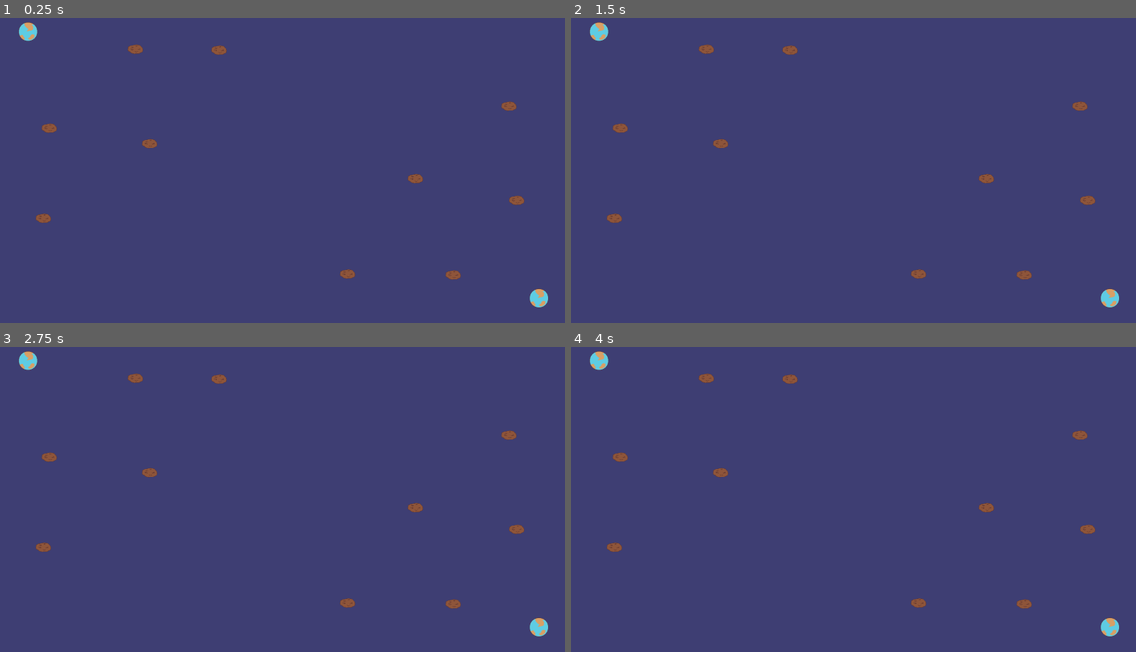
Above: before the commit, frames 1-4 (two rows, left to right).
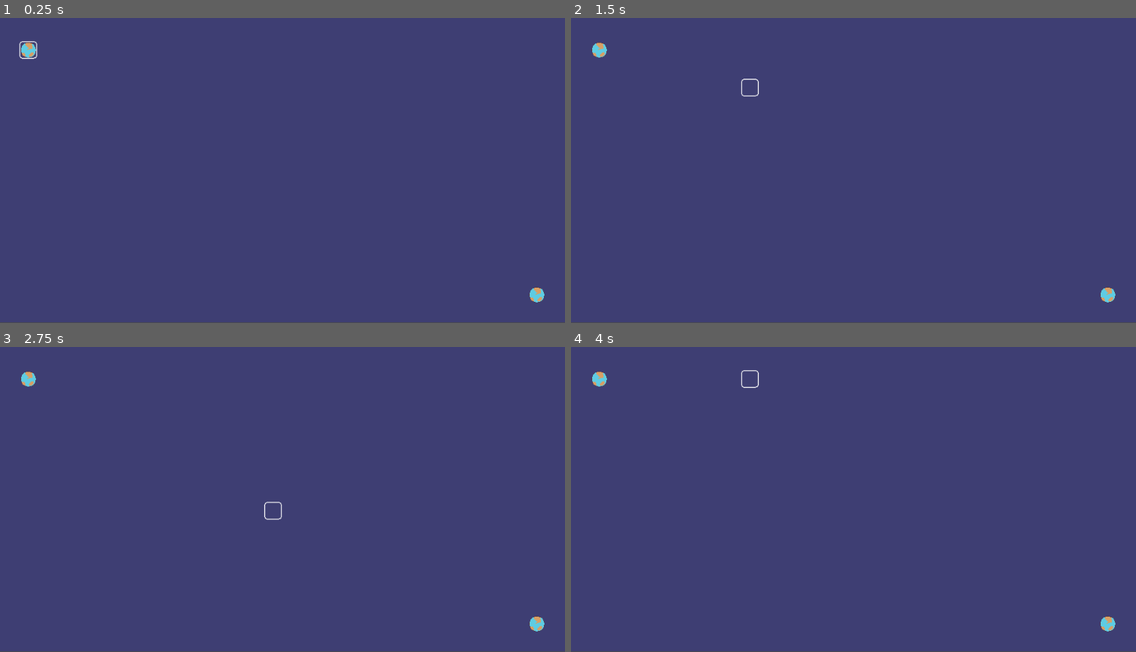
Above: after the commit, the same moments.

Repository: CannibalCowsRanch/Gravitone
Game: Godot game, scene res://scenes/Game.tscn
The game is run twice, just before and just after one commit, with the same random seed, the same clock (stepped at 60 frames per second) and the same inputs.
Inputs:
- Up to frame 1 (0.25 s): no input
- Up to frame 2 (1.5 s): tap Enter at 0.5 s; hold Right (ui_right) 0.53-1.28 s; hold Down (ui_down) from 1.28 s (still down)
- Up to frame 3 (2.75 s): release Down (ui_down) at 2.03 s; hold Right (ui_right) from 2.03 s (still down)
- Up to frame 4 (4 s): tap Space at 2.75 s; release Right (ui_right) at 2.78 s; hold Up (ui_up) 2.78-3.53 s; hold Left (ui_left) from 3.53 s (still down)

The runs differ from the first frame. In frame 1, 1.4% of the frame differs, in the area x 0-100%, y 1-100%; in frame 2, 1.4%; in frame 3, 1.4%; in frame 4, 1.4%.

Commit message:
Indicator is moving

Diff:
--- /dev/null
+++ b/entities/Indicator.gd
@@ -0,0 +1,29 @@
+extends Node2D
+
+var direction = Vector2(0, 0)
+var type = "indicator"
+var player = null
+
+onready var grid = get_parent()
+
+func _process(delta):
+	var is_moving = Input.is_action_pressed("ui_down") or Input.is_action_pressed("ui_right") \
+				or Input.is_action_pressed("ui_left") or Input.is_action_pressed("ui_up")
+
+	if is_moving:
+		set_process(false)
+		if Input.is_action_pressed("ui_down"):
+			direction += Vector2(0, 1)
+		if Input.is_action_pressed("ui_up"):
+			direction += Vector2(0, -1)
+		if Input.is_action_pressed("ui_left"):
+			direction += Vector2(-1, 0)
+		if Input.is_action_pressed("ui_right"):
+			direction += Vector2(1, 0)
+
+		$timer.start()
+		grid.update_child_position(position, direction, type, player)
+		direction = Vector2.ZERO
+
+func _on_timer_timeout():
+	set_process(true)
--- /dev/null
+++ b/entities/Indicator.tscn
@@ -0,0 +1,17 @@
+[gd_scene load_steps=3 format=2]
+
+[ext_resource path="res://entities/Indicator.gd" type="Script" id=1]
+[ext_resource path="res://images/indicator.png" type="Texture" id=2]
+
+[node name="Indicator" type="Node2D"]
+script = ExtResource( 1 )
+
+[node name="Sprite" type="Sprite" parent="."]
+position = Vector2( 0, -0.0694427 )
+texture = ExtResource( 2 )
+
+[node name="timer" type="Timer" parent="."]
+wait_time = 0.1
+one_shot = true
+
+[connection signal="timeout" from="timer" to="." method="_on_timer_timeout"]
--- a/entities/Planet.gd
+++ b/entities/Planet.gd
@@ -1,3 +1,4 @@
 extends "res://entities/Entity.gd"
 
 export var resource_quantity = 100;
+var type = "planet"
--- /dev/null
+++ b/entities/Player.gd
@@ -0,0 +1,5 @@
+extends Node2D
+
+var type = "player"
+var top_left = Vector2(0, 0)
+var bottom_right = Vector2(0, 0)
--- /dev/null
+++ b/entities/Player.tscn
@@ -0,0 +1,9 @@
+[gd_scene load_steps=3 format=2]
+
+[ext_resource path="res://entities/Player.gd" type="Script" id=1]
+[ext_resource path="res://entities/Planet.tscn" type="PackedScene" id=2]
+
+[node name="Player" type="Node2D"]
+script = ExtResource( 1 )
+
+[node name="Planet" parent="." instance=ExtResource( 2 )]
--- a/project.godot
+++ b/project.godot
@@ -21,8 +21,8 @@
 
 [display]
 
-window/size/width=1920
-window/size/height=1080
+window/size/width=960
+window/size/height=540
 window/stretch/mode="viewport"
 window/stretch/aspect="keep"
 
--- a/scenes/Game.tscn
+++ b/scenes/Game.tscn
@@ -1,49 +1,33 @@
 [gd_scene load_steps=4 format=2]
 
 [ext_resource path="res://images/background.png" type="Texture" id=1]
-[ext_resource path="res://entities/Planet.tscn" type="PackedScene" id=2]
-[ext_resource path="res://entities/Asteroid.tscn" type="PackedScene" id=3]
+[ext_resource path="res://scenes/Grid.gd" type="Script" id=2]
+
+[sub_resource type="GDScript" id=1]
+script/source = "extends Node2D
+
+onready var grid = get_parent()
+
+
+func _draw():
+	for x in range(grid.grid_size.x):
+		for y in range(grid.grid_size.y):
+			var pos = grid.map_to_world(Vector2(x, y)) + grid.half_tile_size
+			draw_circle(pos, 10, Color(\"#77ffffff\"))"
 
 [node name="Game" type="Node"]
 
 [node name="Background" type="Sprite" parent="."]
 position = Vector2( 0, -1 )
-scale = Vector2( 1.88419, 1.80579 )
 texture = ExtResource( 1 )
 centered = false
 
-[node name="Base1" parent="." instance=ExtResource( 2 )]
-position = Vector2( 95.3896, 89.7825 )
+[node name="Grid" type="TileMap" parent="."]
+position = Vector2( 0, 28 )
+cell_size = Vector2( 32, 32 )
+format = 1
+script = ExtResource( 2 )
 
-[node name="Base2" parent="." instance=ExtResource( 2 )]
-position = Vector2( 1831.55, 995.793 )
-
-[node name="Asteroid" parent="." instance=ExtResource( 3 )]
-position = Vector2( 166.316, 417.895 )
-
-[node name="Asteroid2" parent="." instance=ExtResource( 3 )]
-position = Vector2( 458.947, 149.474 )
-
-[node name="Asteroid3" parent="." instance=ExtResource( 3 )]
-position = Vector2( 743.158, 152.632 )
-
-[node name="Asteroid4" parent="." instance=ExtResource( 3 )]
-position = Vector2( 507.368, 470.526 )
-
-[node name="Asteroid5" parent="." instance=ExtResource( 3 )]
-position = Vector2( 146.316, 724.211 )
-
-[node name="Asteroid6" parent="." instance=ExtResource( 3 )]
-position = Vector2( 1538.95, 916.842 )
-
-[node name="Asteroid7" parent="." instance=ExtResource( 3 )]
-position = Vector2( 1754.74, 663.158 )
-
-[node name="Asteroid8" parent="." instance=ExtResource( 3 )]
-position = Vector2( 1728.42, 343.158 )
-
-[node name="Asteroid9" parent="." instance=ExtResource( 3 )]
-position = Vector2( 1410.53, 589.474 )
-
-[node name="Asteroid10" parent="." instance=ExtResource( 3 )]
-position = Vector2( 1180, 913.684 )
+[node name="VisualGrid" type="Node2D" parent="Grid"]
+visible = false
+script = SubResource( 1 )
--- /dev/null
+++ b/scenes/Grid.gd
@@ -0,0 +1,68 @@
+extends TileMap
+
+var tile_size = get_cell_size()
+var half_tile_size = self.tile_size / 2
+
+# here we could compute the grid size using
+# the viewport size divided by the cell size
+onready var grid_size = Vector2(960 / tile_size.x,
+								512 / tile_size.y)
+var grid = []
+
+onready var Player = preload("res://entities/Player.tscn")
+onready var Indicator = preload("res://entities/Indicator.tscn")
+
+
+func _ready():
+	# Create the grid cells
+	for x in range(grid_size.x):
+		grid.append([])
+		for y in range(grid_size.y):
+			grid[x].append({})
+
+	# init first player
+	var player1 = Player.instance()
+	player1.position = map_to_world(Vector2(1, 1)) + self.half_tile_size
+	player1.top_left = Vector2.ZERO
+	player1.bottom_right = Vector2(floor(grid_size.x / 2), grid_size.y)
+	grid[1][1][player1.type] = player1
+	add_child(player1)
+
+	# init second player
+	var player2 = Player.instance()
+	player2.position = map_to_world(Vector2(grid_size.x - 2, grid_size.y - 2)) + self.half_tile_size
+	player2.top_left = Vector2(ceil(grid_size.x / 2), 0)
+	player2.bottom_right = grid_size
+	grid[grid_size.x - 2][grid_size.y - 2][player2.type] = player2
+	add_child(player2)
+
+	# indicator instance
+	var indicator = Indicator.instance()
+	indicator.position = player1.position
+	indicator.player = player1
+	grid[1][1][indicator.type] = indicator
+	add_child(indicator)
+
+func is_valid_position(player, grid_position):
+	if grid_position.x < player.bottom_right.x and grid_position.x >= player.top_left.x:
+		if grid_position.y < player.bottom_right.y and grid_position.y >= player.top_left.y:
+			return true
+	return false
+
+func update_child_position(position, direction, type, player):
+	var grid_pos = world_to_map(position)
+	var new_pos = grid_pos + direction
+	# here we check that the current position is not on the boundaries
+	# if it's not we can move :D
+	if is_valid_position(player, new_pos):
+		# get the entity on the grid of the same type
+		# of the object that wants to update its position
+		var entity = grid[grid_pos.x][grid_pos.y][type]
+
+		# move the item on the grid
+		grid[grid_pos.x][grid_pos.y].erase(type)
+		grid[new_pos.x][new_pos.y][type] = entity
+		# move the item on the physical world
+		# TODO: this part could be handled by the item directly
+		#       returning the new pos
+		entity.position = map_to_world(new_pos) + half_tile_size
Binary file changed: graphics/asteroid.aseprite
Not shown, added: graphics/asteroid.png.import
Binary file changed: graphics/background.aseprite
Not shown, added: graphics/background.png.import
Binary file changed: graphics/bullet.aseprite
Not shown, added: graphics/bullet.png.import
Binary file changed: graphics/cannon.aseprite
Not shown, added: graphics/cannon.png.import
Binary file changed: graphics/gravitone.aseprite
Not shown, added: graphics/gravitone.png.import
Binary file added: graphics/indicator.aseprite
Binary file changed: graphics/planet.aseprite
(and 9 more such lines)
